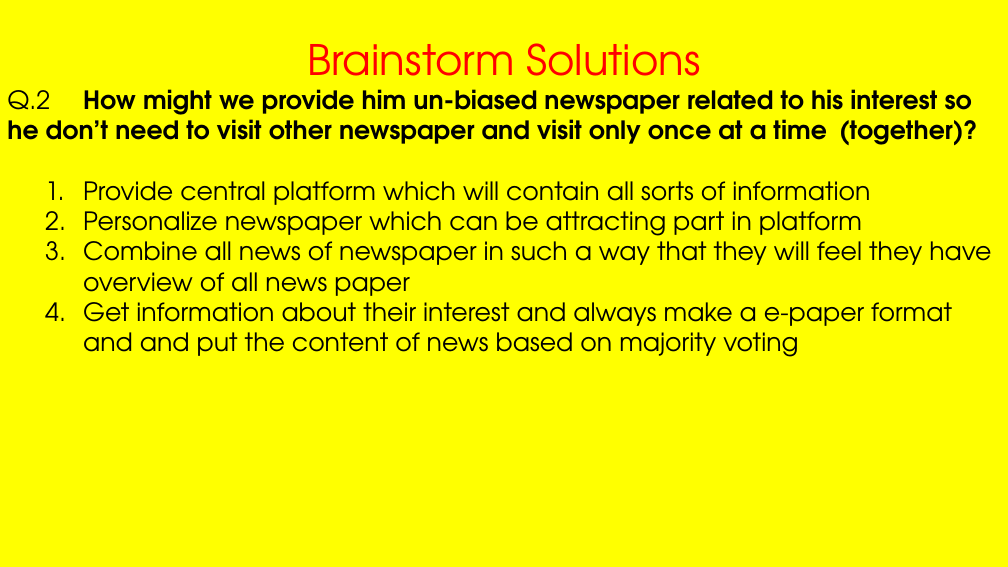
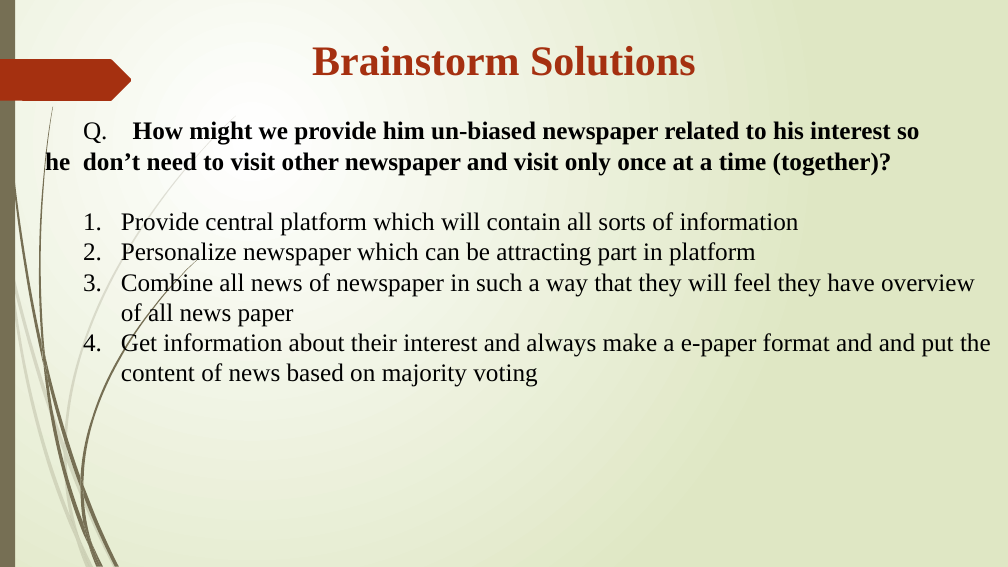
Before and after one commit to Zeeshanily/Citizen-Journalism, a slide deck: slide 12 of pj-task 2/Presentation.pptx. Drawn at 1008x567 pixels with LibreOffice and Linux fonts; fonts in the diff are those of the drawing. Boxes give left, top, right and bottom in pixels: in the first picture for what was removed or moved away, otherwise in the second. Text is boxed around its words. In the diff, an @@ line names an element or a change of style, - is before the commit and + after.

```diff
--- a/pj-task 2/Presentation.pptx
+++ b/pj-task 2/Presentation.pptx
@@ background #FFFFFF to gradient #FFFFFF to #DFE8C4 @@
@@ text "Brainstorm Solutions": place and size @@
-text "Brainstorm Solutions" at bbox=[0, 0, 1008, 567]
+text "Brainstorm Solutions" at bbox=[45, 46, 991, 387]
@@ text "Brainstorm Solutions" at bbox=[45, 46, 991, 387]: fill #FFFF00 to none @@
@@ rectangle added at bbox=[0, 0, 15, 567], fill #766F54 @@
@@ rectangle removed at bbox=[863, 0, 920, 95] @@
@@ freeform shape added at bbox=[0, 59, 132, 101], fill #A53010 @@
@@ text at bbox=[121, 46, 991, 387]: font TeX Gyre Adventor to Times New Roman in "Brainstorm Solutions", "Provide central platform which will contain all ...", "Personalize newspaper which can be attracting part ...", "Combine all news of newspaper in such ..." and 1 more places; text colour #FF0000 to #A53010, bold on in "Brainstorm Solutions"; list level 2 to 3 in "Provide central platform which will ..."; list level 2 to 3 in "Personalize newspaper which can be ..."; list level 2 to 3 in "Combine all news of newspaper ..."; list level 2 to 3 in "Get information about their interest ..." @@
@@ text at bbox=[45, 121, 919, 176]: text changed; font TeX Gyre Adventor to Times New Roman @@
-Q.2 How might we provide him un-biased newspaper related to his interest so he don’t need to visit other newspaper and visit only once at a time (together)?
+Q. How might we provide him un-biased newspaper related to his interest so he don’t need to visit other newspaper and visit only once at a time (together)?
@@ group added at bbox=[0, 116, 236, 567]: 10 freeform shapes @@
@@ group added at bbox=[2, 0, 197, 567]: 12 freeform shapes @@
```
Also in this commit, not shown: 20 other slides changed, 5 slides added, 2 other files.
